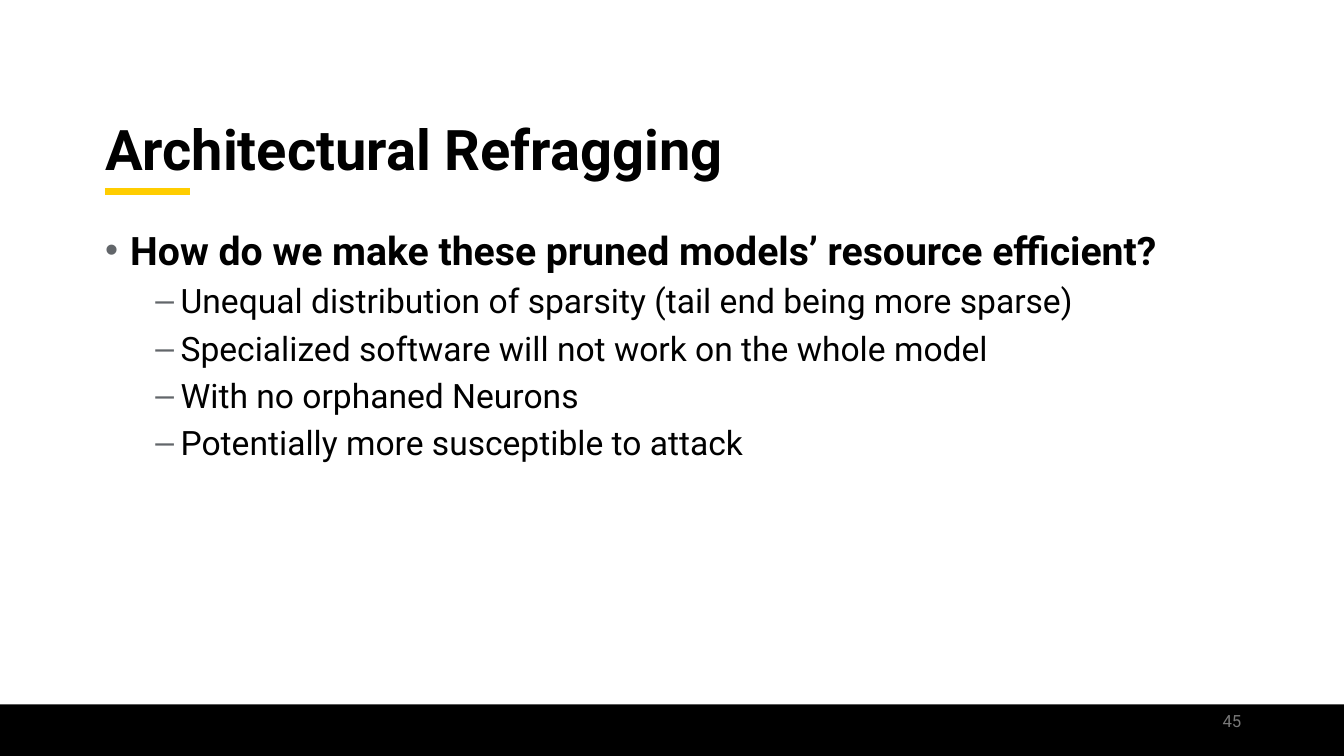
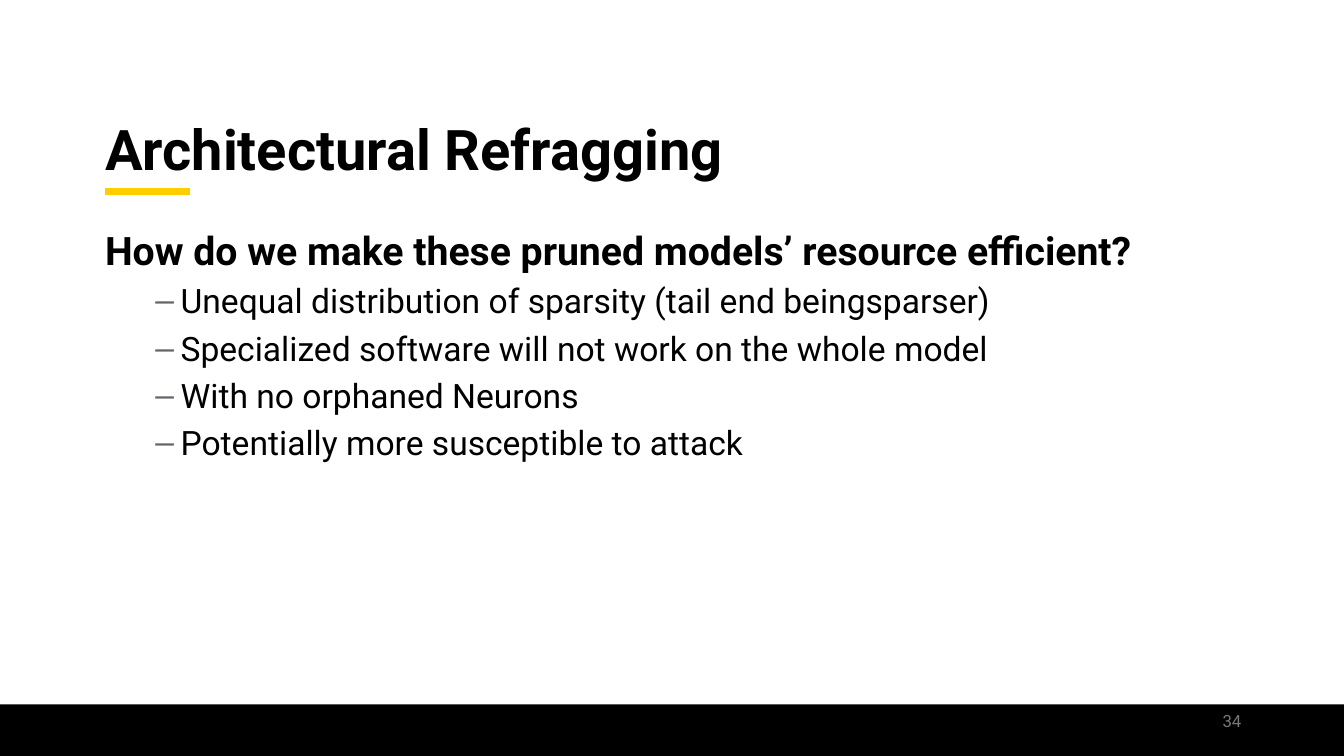
Before and after one commit to jamilgafur/Presentation, a slide deck: slide 34 of Presentation.pptx (slide 45 before the commit). Drawn at 1344x756 pixels with LibreOffice and Linux fonts; fonts in the diff are those of the drawing; background and template pictures are left out. Boxes give left, top, right and bottom in pixels: in the first picture for what was removed or moved away, otherwise in the second. Text is boxed around its words. In the diff, an @@ line names an element or a change of style, - is before the commit and + after.

```diff
--- a/Presentation.pptx
+++ b/Presentation.pptx
@@ text at <box>105,235,1131,273</box>: bullet • to none @@
@@ text at <box>181,286,989,321</box>: text changed @@
-  – Unequal distribution of sparsity (tail end being more sparse)
+  – Unequal distribution of sparsity (tail end beingsparser)
@@ page number at <box>1223,715,1242,727</box>: text changed @@
-45
+34
```
Also in this commit, not shown: 15 other slides changed, 8 slides added, 15 slides removed.
